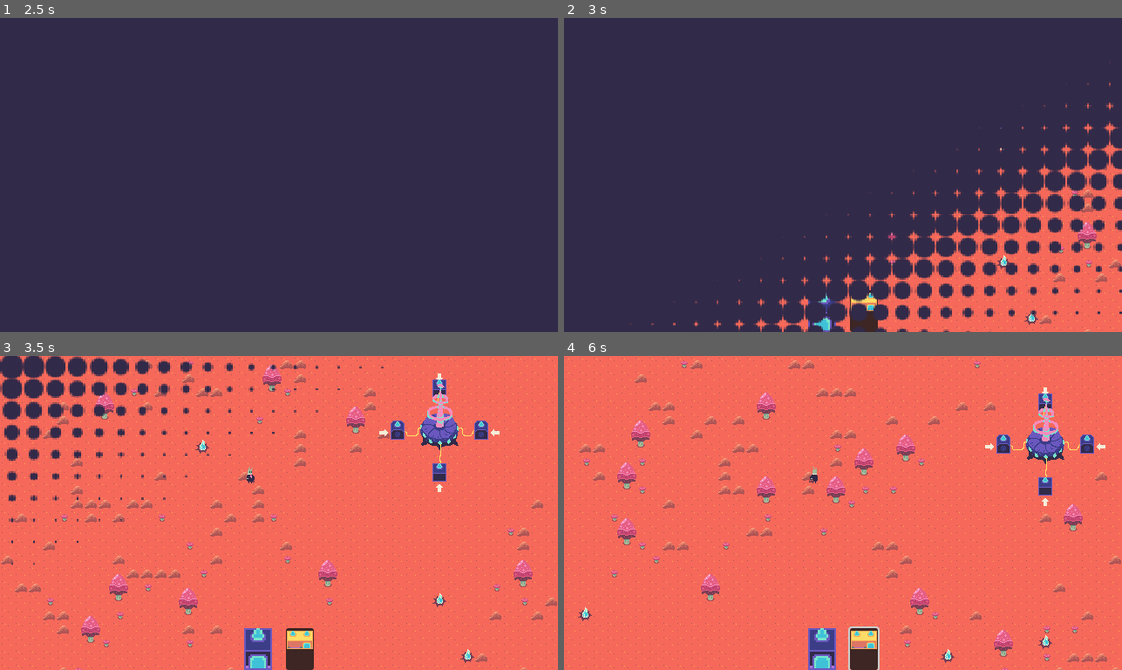
Above: before the commit, frames 1-4 (two rows, left to right).
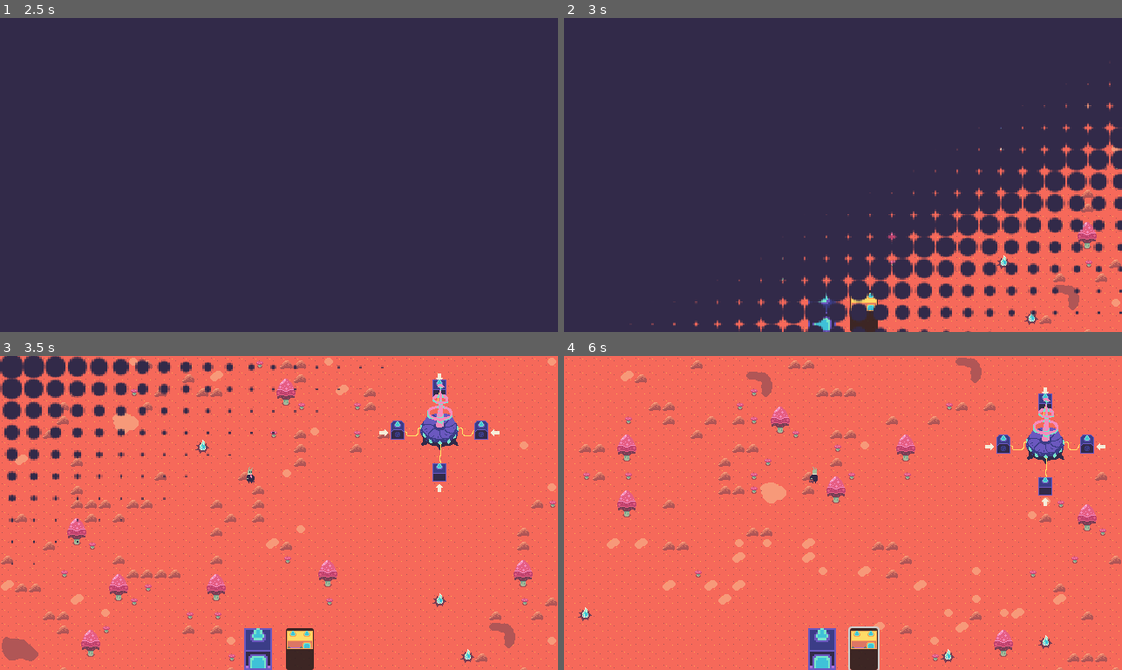
Above: after the commit, the same moments.

Repository: themoonforge/nebula-fm
Game: Godot game, scene res://scenes/ui/main_menu.tscn
The game is run twice, just before and just after one commit, with the same random seed, the same clock (stepped at 60 frames per second) and the same inputs. The engine's default icon, where the game draws it, is replaced by a stand-in: a white triangle on a blue panel in a dark square.
Inputs (mouse positions are in pixels of both pictures, inside the frame that each line leads up to):
- Up to frame 1 (2.5 s): click "Start game" at 0.5 s; move the mouse to (401, 159) at 1.27 s; hold E (rotate_right) 1.28-2.03 s; tap R (generate) at 1.35, 2.3 s; click (401, 159) at 1.42 s; tap Enter at 2 s; move the mouse to (167, 190) at 2.02 s; hold Q (rotate_left) from 2.03 s (still down); tap Shift (build_continue) at 2.1 s; click (167, 190) at 2.17 s
- Up to frame 2 (3 s): tap Shift (build_continue) at 2.75 s; move the mouse to (898, 105) at 2.77 s; release Q (rotate_left) at 2.78 s; hold E (rotate_right) from 2.78 s (still down); tap D (delete) at 2.85 s; click (898, 105) at 2.92 s
- Up to frame 3 (3.5 s): keep holding E (rotate_right); tap R (generate) at 3.05 s
- Up to frame 4 (6 s): move the mouse to (815, 575) at 3.52 s; tap R (generate) at 3.6, 5.85 s; click (815, 575) at 3.67 s; release E (rotate_right) at 4.25 s; click "cCollector" at 4.25 s; click "Splitter" at 5 s; tap Shift (build_continue) at 5.75 s; move the mouse to (1010, 560) at 5.77 s; hold Q (rotate_left) from 5.78 s (still down); click (1010, 560) at 5.92 s

Frame 1 is identical in both runs. In frame 2, 0.3% of the frame differs, in the area x 39-100%, y 27-98%; in frame 3, 3.4%; in frame 4, 4.7%, in the area x 3-98%, y 0-100%.
Error in both runs: Cannot call method 'get_collision_polygon_points' on a null value. (res://scripts/building.gd:96)

Commit message:
add slightly bugged camera and zoom

Diff:
--- a/scenes/game.tscn
+++ b/scenes/game.tscn
@@ -1,14 +1,17 @@
 [gd_scene load_steps=5 format=3 uid="uid://o1s2bbplsjbf"]
 
+[ext_resource type="Script" uid="uid://b6035n41w43nd" path="res://scripts/game.gd" id="1_lbhrr"]
 [ext_resource type="PackedScene" uid="uid://d2fsm3xchosto" path="res://scenes/ui/game_ui.tscn" id="1_uwrxv"]
 [ext_resource type="PackedScene" uid="uid://b3lqsa7g6sa0o" path="res://scenes/map/map.tscn" id="2_yqjtg"]
-[ext_resource type="PackedScene" uid="uid://b5mjgreg8l3ap" path="res://scenes/building_2.tscn" id="3_lbhrr"]
-[ext_resource type="Resource" uid="uid://cqoaywxhmfw1w" path="res://resources/building/space_radio.tres" id="4_iywne"]
+[ext_resource type="Script" uid="uid://b5wotk8vacxcj" path="res://scripts/camera_2d.gd" id="3_lnu2h"]
 
 [node name="Game" type="Node2D"]
+script = ExtResource("1_lbhrr")
 
 [node name="GameUi" parent="." instance=ExtResource("1_uwrxv")]
 
-[node name="Map" parent="." instance=ExtResource("2_yqjtg")]
-building_scene = ExtResource("3_lbhrr")
-radio_station_resource = ExtResource("4_iywne")
+[node name="Map" parent="." node_paths=PackedStringArray("camera") instance=ExtResource("2_yqjtg")]
+camera = NodePath("../Camera2D")
+
+[node name="Camera2D" type="Camera2D" parent="."]
+script = ExtResource("3_lnu2h")
--- a/scenes/map/map.tscn
+++ b/scenes/map/map.tscn
@@ -25,7 +25,14 @@
 
 [node name="GroundLayer" type="TileMapLayer" parent="."]
 unique_name_in_owner = true
-tile_map_data = PackedByteArray(0, 0, 0, 0, 2, 0, 2, 0, 0, 0, 13, 0, 0, 0)
+tile_set = ExtResource("2_a2pkv")
+
+[node name="BigBlobLayer" type="TileMapLayer" parent="."]
+unique_name_in_owner = true
+tile_set = ExtResource("2_a2pkv")
+
+[node name="SmallBlobLayer" type="TileMapLayer" parent="."]
+unique_name_in_owner = true
 tile_set = ExtResource("2_a2pkv")
 
 [node name="NoteSourcesLayer" type="TileMapLayer" parent="."]
--- /dev/null
+++ b/scripts/camera_2d.gd
@@ -0,0 +1,26 @@
+class_name GameCamera extends Camera2D
+
+@export var zoom_speed: float = 0.1
+
+var bounds_rect: Rect2i
+
+func _ready() -> void:
+	pass
+
+func _input(event: InputEvent) -> void:
+	print(event)
+
+func set_bounds() -> void:
+	limit_left = bounds_rect.position.x * 16 / zoom.x
+	limit_right = bounds_rect.end.x * 16 / zoom.x
+	limit_top = bounds_rect.position.y * 16 / zoom.y
+	limit_bottom = bounds_rect.end.y * 16 / zoom.y
+
+func _unhandled_input(event: InputEvent) -> void:
+	if event is InputEventMouseButton and event.pressed:
+		if event.button_index == MOUSE_BUTTON_WHEEL_DOWN:
+			zoom *= 1 + zoom_speed
+		elif event.button_index == MOUSE_BUTTON_WHEEL_UP:
+			zoom *= 1 - zoom_speed
+		zoom = zoom.clamp(Vector2(1.0, 1.0), Vector2(6.0, 6.0))
+		set_bounds()
--- /dev/null
+++ b/scripts/game.gd
@@ -0,0 +1 @@
+class_name Game extends Node2D
--- a/scripts/map/map.gd
+++ b/scripts/map/map.gd
@@ -3,7 +3,10 @@
 @export var building_scene: PackedScene
 @export var radio_station_resource: SpaceRadioResource
 @export var note_source_scene: PackedScene
+@export var camera: GameCamera
 @onready var ground_layer: TileMapLayer = %GroundLayer
+@onready var small_blob_layer: TileMapLayer = %SmallBlobLayer
+@onready var big_blob_layer: TileMapLayer = %BigBlobLayer
 @onready var obstacles_layer: TileMapLayer = %ObstaclesLayer
 @onready var note_sources_layer: TileMapLayer = %NoteSourcesLayer
 @onready var placed_objects: Node2D = %Objects
@@ -16,6 +19,8 @@
 var max_noise = -INF
 
 var tree_pattern_choices: Dictionary[int, Array]
+var small_blob_pattern_choices: Dictionary[int, Array]
+var big_blob_pattern_choices: Dictionary[int, Array]
 
 enum SubGrid {
 	TOP_LEFT,
@@ -27,14 +32,28 @@
 var station_subgrid: SubGrid
 
 func _ready() -> void:
-	tree_pattern_choices[Tiles.SOURCE_1] = [
+	tree_pattern_choices[Tiles.SOURCE_2] = [
 		Tiles.PATTERN_TREE_1,
 		Tiles.PATTERN_TREE_2,
 		Tiles.PATTERN_TREE_3,
 		Tiles.PATTERN_TREE_4
 	]
 
+	small_blob_pattern_choices[Tiles.SOURCE_2] = [
+		Tiles.PATTERN_BLOB_4,
+		Tiles.PATTERN_BLOB_5
+	]
+
+	big_blob_pattern_choices[Tiles.SOURCE_2] = [
+		Tiles.PATTERN_BLOB_1,
+		Tiles.PATTERN_BLOB_2,
+		Tiles.PATTERN_BLOB_3
+	]
+
 	generate()
+
+	camera.bounds_rect = ground_layer.get_used_rect()
+	camera.set_bounds()
 
 	MapManager.place_obstacle.connect(_on_place_obstacle)
 
@@ -51,6 +70,9 @@
 		print("freed buildings")
 		ground_layer.clear()
 		print("cleared ground layer")
+		small_blob_layer.clear()
+		big_blob_layer.clear()
+		print("cleared blob layer")
 		obstacles_layer.clear()
 		print("cleared obstacles layer")
 		note_sources_layer.clear()
@@ -73,6 +95,8 @@
 	_place_radio_station(SubGrid.TOP_RIGHT)
 	_place_note_sources(3)
 	_place_with_noise(obstacles_layer, Tiles.SOURCE_0, Tiles.ROCK_SMALL, Vector2(0.2, 0.25))
+	_place_patterns(big_blob_layer, big_blob_pattern_choices, Vector2(0.18, 0.19), 0.5)
+	_place_patterns(small_blob_layer, small_blob_pattern_choices, Vector2(0.3, 0.5), 0.1)
 	_place_patterns(obstacles_layer, tree_pattern_choices, Vector2(0.25, 0.3))
 
 	GridManager.free_temporary_cells()
@@ -240,7 +264,7 @@
 			else:
 				continue
 
-func _place_patterns(tile_map_layer: TileMapLayer, patterns: Dictionary[int, Array], noise_range: Vector2) -> void:
+func _place_patterns(tile_map_layer: TileMapLayer, patterns: Dictionary[int, Array], noise_range: Vector2, placement_bias: float = 1.0) -> void:
 	for y in get_viewport_rect().size.y / 16:
 		for x in get_viewport_rect().size.x / 16:
 			var pattern_source = patterns.keys()[randi() % patterns.size()]
@@ -252,12 +276,16 @@
 			var normalized = (raw_noise - min_noise) / (max_noise - min_noise)
 
 			if normalized >= noise_range.x and normalized <= noise_range.y:
-				_set_pattern(tile_map_layer, cell, pattern_source, pattern_id)
+				var rng = randf()
+				if rng <= placement_bias:
+					_set_pattern(tile_map_layer, cell, pattern_source, pattern_id)
 			else:
 				continue
 
 func _set_pattern(layer: TileMapLayer, cell: Vector2i, source_id: int, pattern_id: int) -> bool:
 	var pattern = layer.tile_set.get_pattern(pattern_id)
+
+	print("get pattern with id ", pattern_id)
 
 	if !_pattern_fits(cell, pattern):
 		return false
--- a/scripts/tiles/tiles.gd
+++ b/scripts/tiles/tiles.gd
@@ -22,3 +22,9 @@
 const PATTERN_TREE_2 = 1
 const PATTERN_TREE_3 = 2
 const PATTERN_TREE_4 = 3
+
+const PATTERN_BLOB_1 = 5
+const PATTERN_BLOB_2 = 6
+const PATTERN_BLOB_3 = 7
+const PATTERN_BLOB_4 = 8
+const PATTERN_BLOB_5 = 9
--- a/tileset/tileset.tres
+++ b/tileset/tileset.tres
@@ -19,8 +19,20 @@
 [sub_resource type="TileMapPattern" id="TileMapPattern_cqrvf"]
 tile_data = PackedInt32Array(0, 131074, 16, 65536, 131074, 16, 1, 131074, 16, 131075, 131074, 16)
 
-[sub_resource type="TileMapPattern" id="TileMapPattern_0ey5m"]
-tile_data = PackedInt32Array(0, 2, 13)
+[sub_resource type="TileMapPattern" id="TileMapPattern_p81du"]
+tile_data = PackedInt32Array(0, 1048578, 19, 65536, 1048578, 20, 1, 1114114, 19, 65537, 1114114, 20, 2, 1179650, 19, 65538, 1179650, 20)
+
+[sub_resource type="TileMapPattern" id="TileMapPattern_2b6fw"]
+tile_data = PackedInt32Array(0, 1245186, 19, 65536, 1245186, 20, 1, 1310722, 19, 65537, 1310722, 20)
+
+[sub_resource type="TileMapPattern" id="TileMapPattern_e6yxa"]
+tile_data = PackedInt32Array(0, 1376258, 19, 1, 1441794, 19, 65537, 1441794, 20)
+
+[sub_resource type="TileMapPattern" id="TileMapPattern_qwnaw"]
+tile_data = PackedInt32Array(0, 1376258, 21)
+
+[sub_resource type="TileMapPattern" id="TileMapPattern_uqicw"]
+tile_data = PackedInt32Array(0, 1441794, 21)
 
 [sub_resource type="TileSetAtlasSource" id="TileSetAtlasSource_lnu2h"]
 texture = ExtResource("1_3ysh4")
@@ -253,6 +265,45 @@
 1:16/0 = 0
 1:16/0/custom_data_0 = true
 1:16/0/custom_data_1 = true
+16:19/0 = 0
+16:19/0/custom_data_1 = true
+16:20/0 = 0
+16:20/0/custom_data_1 = true
+17:20/0 = 0
+17:20/0/custom_data_1 = true
+17:19/0 = 0
+17:19/0/custom_data_1 = true
+18:19/0 = 0
+18:19/0/custom_data_1 = true
+18:20/0 = 0
+18:20/0/custom_data_1 = true
+19:19/0 = 0
+19:19/0/custom_data_1 = true
+19:20/0 = 0
+19:20/0/custom_data_1 = true
+20:20/0 = 0
+20:20/0/custom_data_1 = true
+20:19/0 = 0
+20:19/0/custom_data_1 = true
+21:19/0 = 0
+21:19/0/custom_data_1 = true
+22:19/0 = 0
+22:19/0/custom_data_1 = true
+22:20/0 = 0
+22:20/0/custom_data_1 = true
+21:21/0 = 0
+21:21/0/custom_data_1 = true
+22:21/0 = 0
+22:21/0/custom_data_1 = true
+20:21/0 = 0
+20:21/0/custom_data_1 = true
+19:18/0 = 0
+19:18/0/custom_data_1 = true
+20:18/0 = 0
+20:18/0/custom_data_1 = true
+21:18/0 = 0
+21:18/0/custom_data_1 = true
+22:18/0 = 0
 
 [resource]
 physics_layer_0/collision_layer = 1
@@ -275,4 +326,8 @@
 pattern_2 = SubResource("TileMapPattern_uc3to")
 pattern_3 = SubResource("TileMapPattern_jt506")
 pattern_4 = SubResource("TileMapPattern_cqrvf")
-pattern_5 = SubResource("TileMapPattern_0ey5m")
+pattern_5 = SubResource("TileMapPattern_p81du")
+pattern_6 = SubResource("TileMapPattern_2b6fw")
+pattern_7 = SubResource("TileMapPattern_e6yxa")
+pattern_8 = SubResource("TileMapPattern_qwnaw")
+pattern_9 = SubResource("TileMapPattern_uqicw")
Not shown, added: scripts/camera_2d.gd.uid
Not shown, added: scripts/game.gd.uid
Not shown: 1 places in tileset/tileset.tres that only renumber resources
